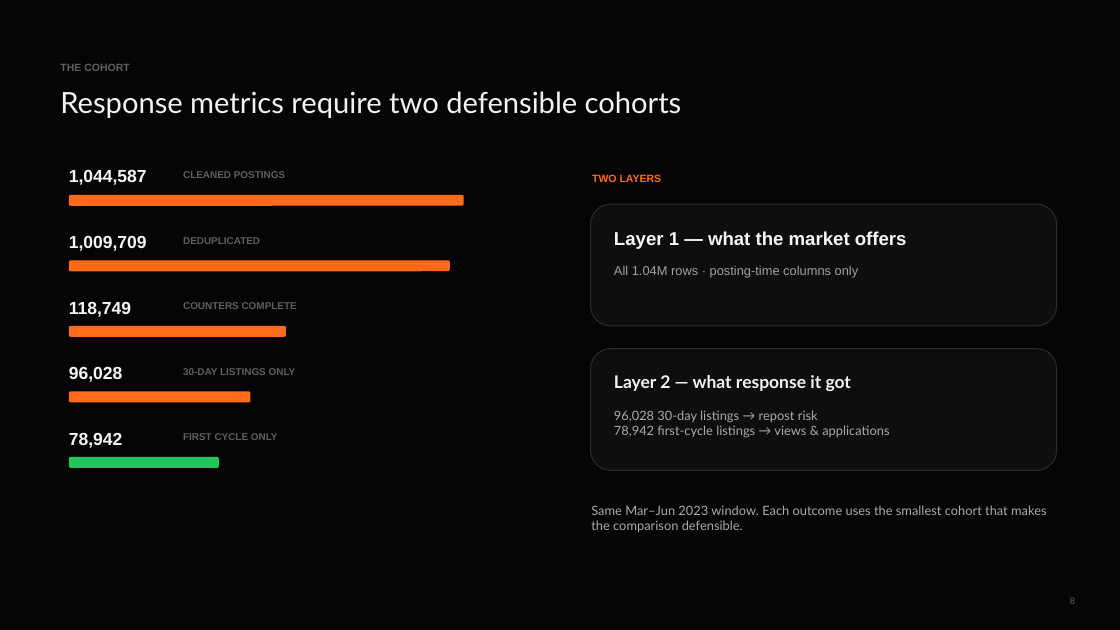
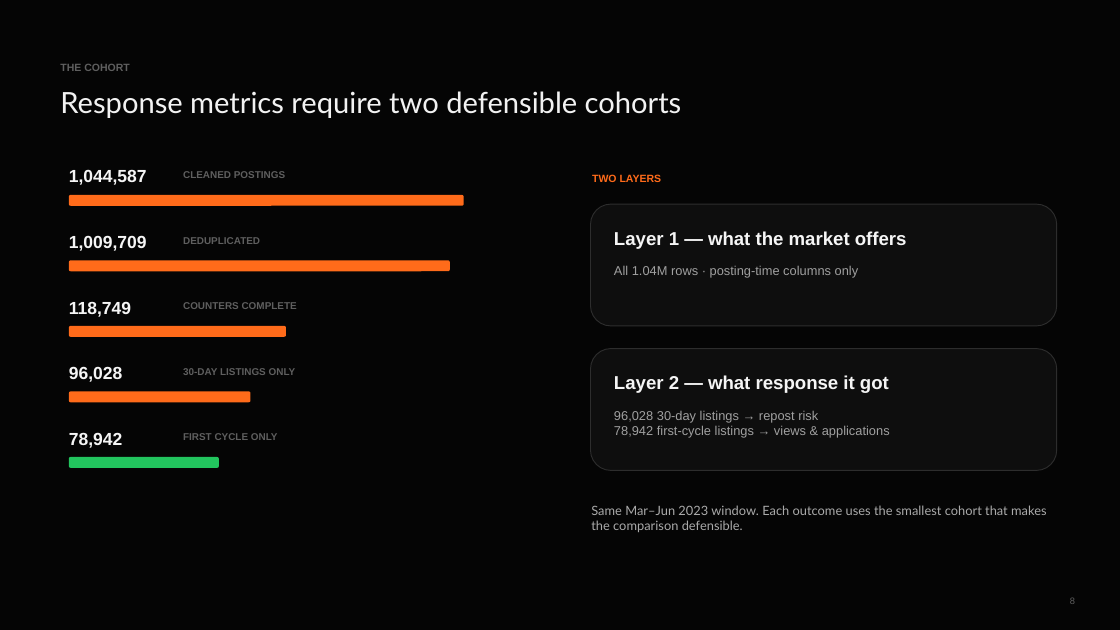
Before and after one commit to bomberblue/job-analytics-dashboard, a slide deck: slide 8 of docs/job-analytics-hirer-deck.pptx. Drawn at 1120x630 pixels with LibreOffice and Linux fonts; fonts in the diff are those of the drawing. Boxes give left, top, right and bottom in pixels: in the first picture for what was removed or moved away, otherwise in the second. Text is boxed around its words. In the diff, an @@ line names an element or a change of style, - is before the commit and + after.

Commit message:
update slide 6 & 8

```diff
--- a/docs/job-analytics-hirer-deck.pptx
+++ b/docs/job-analytics-hirer-deck.pptx
@@ text "Layer 2 — what response ..." at bbox=[614, 375, 889, 393]: size 15 to 16 pt, font Lato to Arial, text colour #F2F2F2 to #F5F5F5 @@
@@ text "96,028 30-day listings → repost ..." at bbox=[614, 411, 890, 438]: font Lato to Arial, text colour #AAAAAA to #A0A0A0 @@
```
Also in this commit, not shown: 2 other slides changed.
